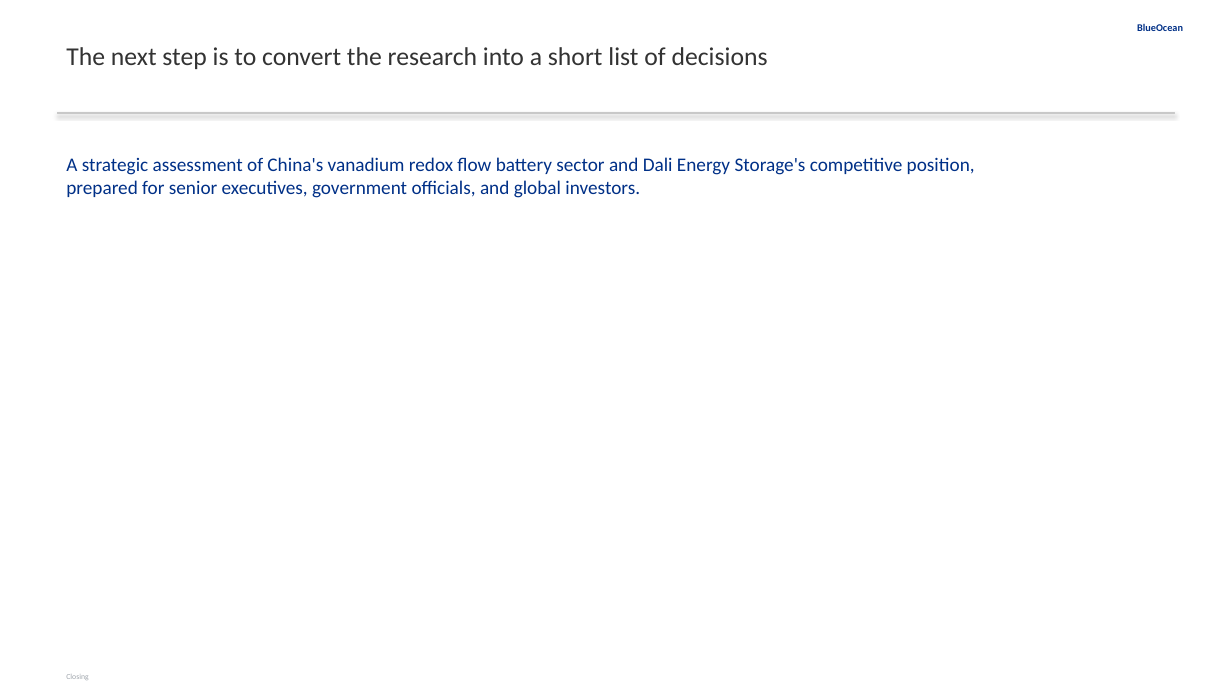
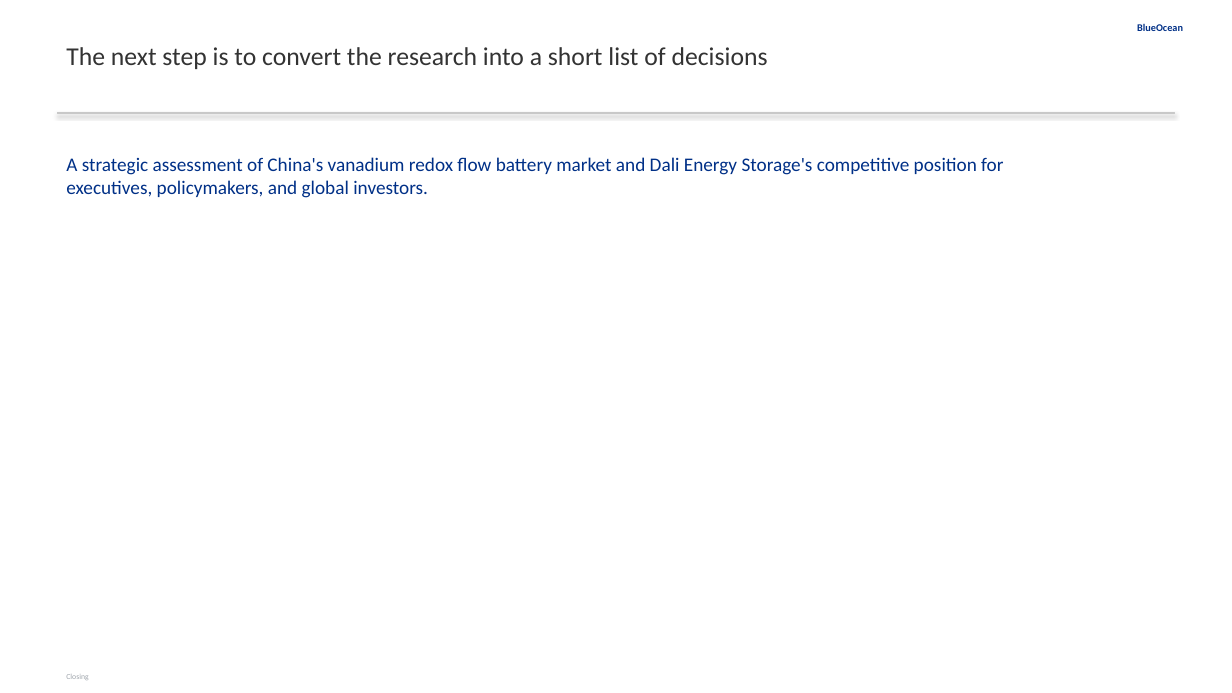
Before and after one commit to yt-feng/gen_rpt, a slide deck: slide 20 of reports/2026-05-06-中国液流钒电池-特别是大力储能-在全球的领先地位/report.pptx. Drawn at 1232x693 pixels with LibreOffice and Linux fonts; fonts in the diff are those of the drawing. Boxes give left, top, right and bottom in pixels: in the first picture for what was removed or moved away, otherwise in the second. Text is boxed around its words. In the diff, an @@ line names an element or a change of style, - is before the commit and + after.

```diff
--- a/reports/2026-05-06-中国液流钒电池-特别是大力储能-在全球的领先地位/report.pptx
+++ b/reports/2026-05-06-中国液流钒电池-特别是大力储能-在全球的领先地位/report.pptx
@@ text at [66, 157, 1003, 198]: text changed @@
-A strategic assessment of China's vanadium redox flow battery sector and Dali Energy Storage's competitive position, prepared for senior executives, government officials, and global investors.
+A strategic assessment of China's vanadium redox flow battery market and Dali Energy Storage's competitive position for executives, policymakers, and global investors.
```
Also in this commit, not shown: 11 other slides changed, 41 other files.
